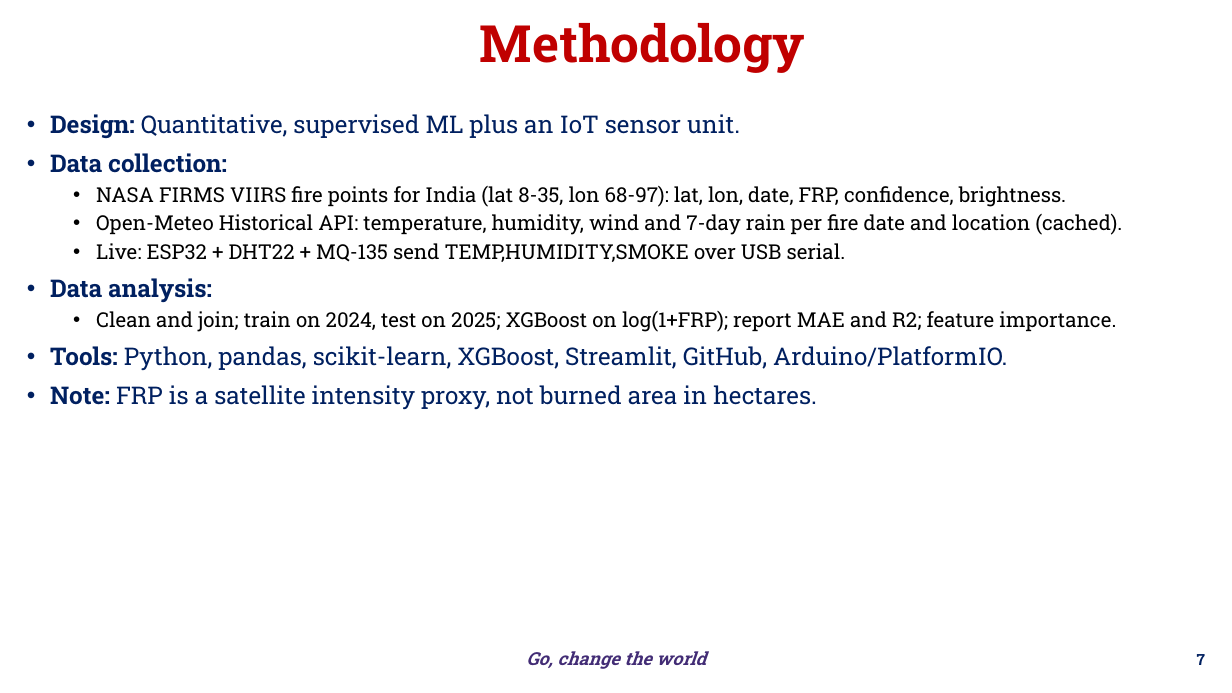
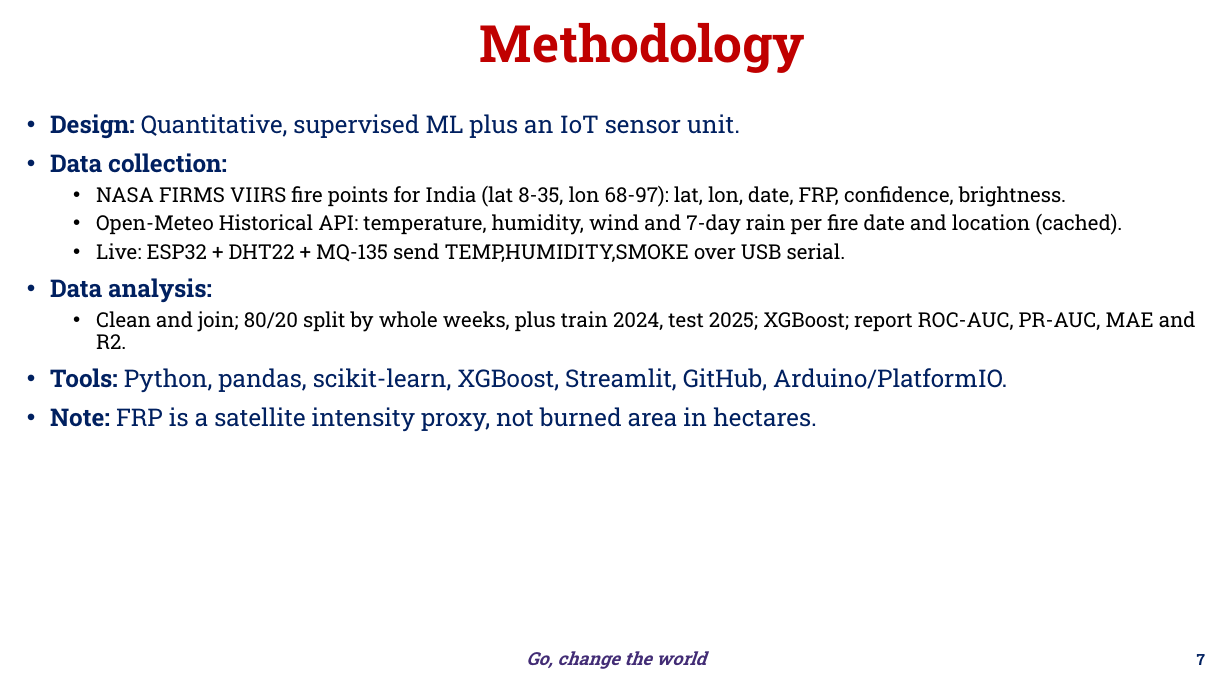
Before and after one commit to bnsama29-cloud/wildfire-estimation-evs, a slide deck: slide 7 of docs/EL_Phase1_Wildfire.pptx. Drawn at 1232x693 pixels with LibreOffice and Linux fonts; fonts in the diff are those of the drawing; background and template pictures are left out. Boxes give left, top, right and bottom in pixels: in the first picture for what was removed or moved away, otherwise in the second. Text is boxed around its words. In the diff, an @@ line names an element or a change of style, - is before the commit and + after.

```diff
--- a/docs/EL_Phase1_Wildfire.pptx
+++ b/docs/EL_Phase1_Wildfire.pptx
@@ text at (96, 311, 1196, 349): text changed @@
-  • Clean and join; train on 2024, test on 2025; XGBoost on log(1+FRP); report MAE and R2; feature importance.
+  • Clean and join; 80/20 split by whole weeks, plus train 2024, test 2025; XGBoost; report ROC-AUC, PR-AUC, MAE and R2.
```
Also in this commit, not shown: 4 other slides changed, 3 other files.
